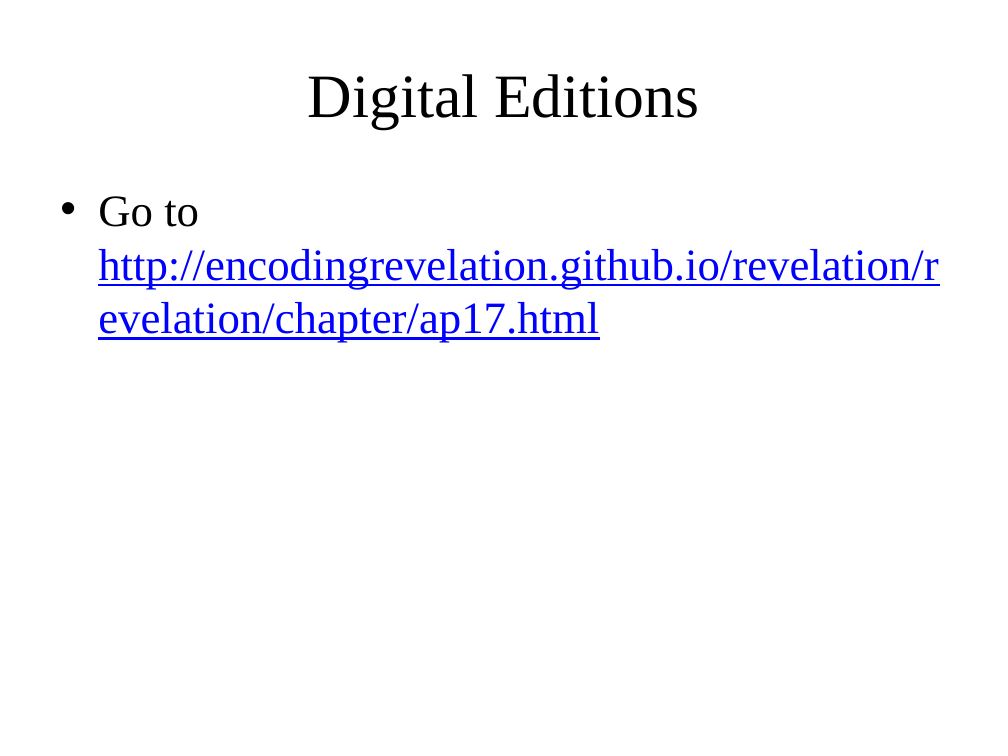
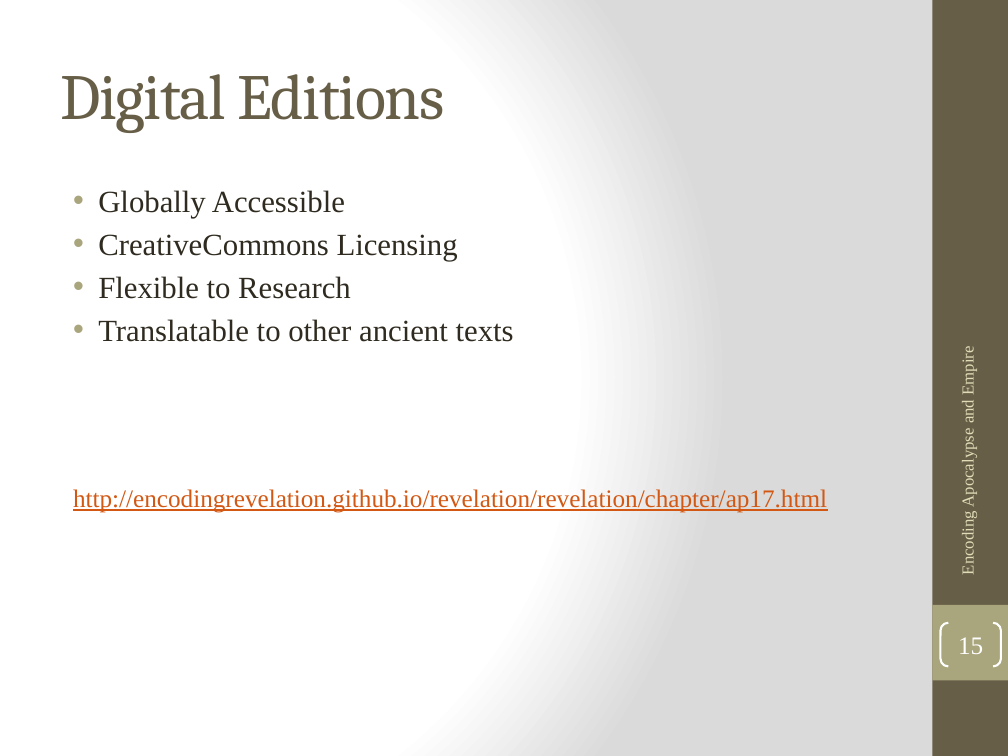
Before and after one commit to EncodingRevelation/revelation, a slide deck: slide 15 of slides/encoding apocalypse and empire ppt.pptx (slide 11 before the commit). Drawn at 1008x756 pixels with LibreOffice and Linux fonts; fonts in the diff are those of the drawing. Boxes give left, top, right and bottom in pixels: in the first picture for what was removed or moved away, otherwise in the second. Text is boxed around its words. In the diff, an @@ line names an element or a change of style, - is before the commit and + after.

```diff
--- a/slides/encoding apocalypse and empire ppt.pptx
+++ b/slides/encoding apocalypse and empire ppt.pptx
@@ background #FFFFFF to gradient #FFFFFF to #DADADA @@
@@ rectangle added at (932,0,1008,756), fill #675E47 @@
@@ title "Digital Editions" at (60,74,445,133): size 44 to 46 pt, font Times New Roman to Cambria, text colour #000000 to #675E47, letter spacing 0 to -1 pt; alignment centre to left @@
@@ text at (73,190,827,513): text changed; size 32 to 22 pt; text colour #0000FF to #2F2B20 @@
-• Go to http://encodingrevelation.github.io/revelation/revelation/chapter/ap17.html
+• Globally Accessible
+• CreativeCommons Licensing
+• Flexible to Research
+• Translatable to other ancient texts
+http://encodingrevelation.github.io/revelation/revelation/chapter/ap17.html
@@ text added at (959,350,978,573), 12 pt, text #DFDCB7 @@
+Encoding Apocalypse and Empire
@@ rectangle added at (932,605,1008,680), fill #A9A57C @@
@@ page number added at (940,623,1001,666), outline #FFFFFF 1.5 pt, 18 pt, text #FFFFFF @@
+15
```
Also in this commit, not shown: 8 other slides changed, 6 slides added, 2 slides removed, 18 other files.
